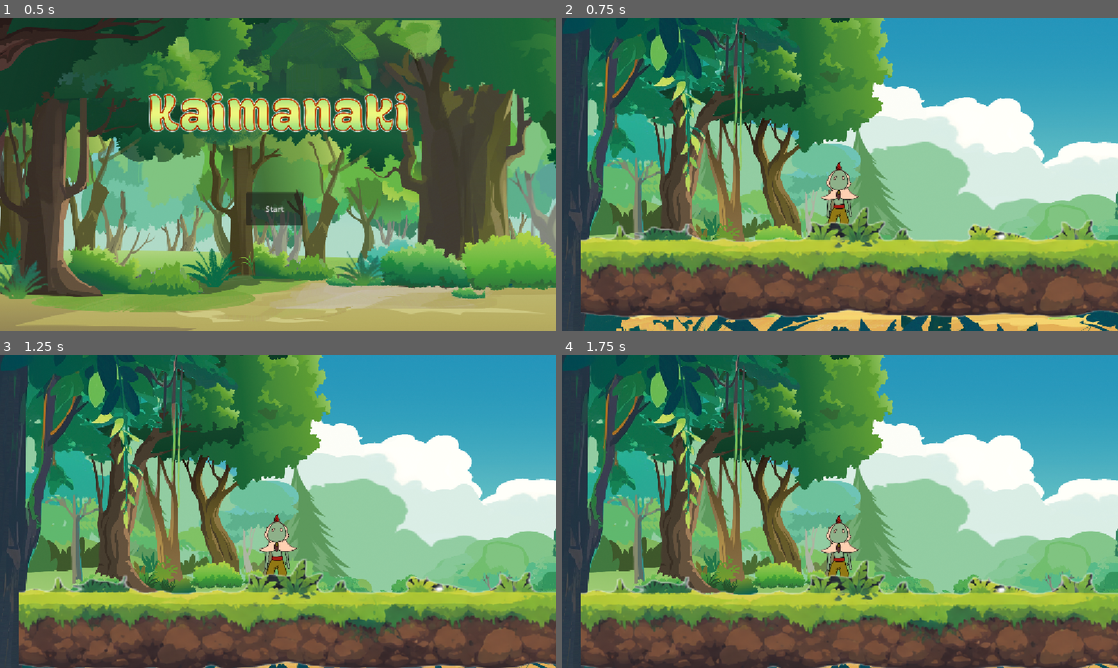
Above: before the commit, frames 1-4 (two rows, left to right).
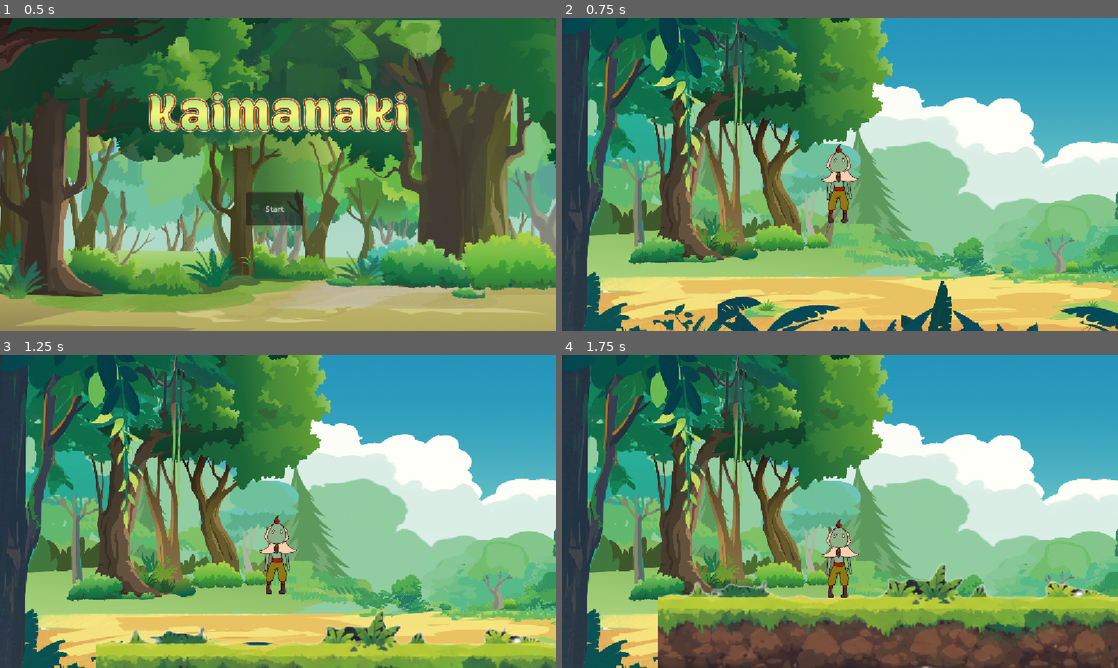
Above: after the commit, the same moments.

Repository: wmas516/SOFTENG700-Guardians-of-the-Forest
Game: Godot game, scene res://main/scenes/Main.tscn
Same seed, same stepped clock (60 frames per second), same inputs: the game is played once before the commit and once after it.
Inputs (mouse positions are in pixels of both pictures, inside the frame that each line leads up to):
- Up to frame 1 (0.5 s): no input
- Up to frame 2 (0.75 s): click "Start" at 0.5 s
- Up to frame 3 (1.25 s): no input
- Up to frame 4 (1.75 s): move the mouse to (962, 495) at 1.27 s; hold D (Right) from 1.28 s (still down); tap C (Damage) at 1.35 s; click (962, 495) at 1.42 s; tap W (Up) at 1.52 s

Frame 1 is identical in both runs. In frame 2, 26% of the frame differs, in the area x 3-100%, y 40-97%; in frame 3, 26%; in frame 4, 17%.
Error before the commit: Parse Error: Class "PlatformPlayer" hides a global script class. (res://main/scripts/src/main/platforming/player.gd:1)

Commit message:
Fixed classname global script issue

Diff:
--- a/guardians-of-the-forrest/main/scenes/levels/platforming/Platforming.tscn
+++ b/guardians-of-the-forrest/main/scenes/levels/platforming/Platforming.tscn
@@ -19,13 +19,6 @@
 
 [node name="Level" type="Node2D" unique_id=455574578]
 script = ExtResource("1_ov1ge")
-
-[node name="Player" parent="." unique_id=868766390 groups=["Player"] instance=ExtResource("2_cd8s3")]
-position = Vector2(578, 392)
-scale = Vector2(0.5, 0.5)
-gravity = 600
-speed = 200
-jump_force = 300
 
 [node name="Background1" parent="." unique_id=1015706442 instance=ExtResource("4_ov1ge")]
 
@@ -184,6 +177,10 @@
 [node name="Center7" parent="Ground" unique_id=1624362260 instance=ExtResource("7_mhbhg")]
 position = Vector2(5264, 494)
 
+[node name="Player" parent="." unique_id=868766390 instance=ExtResource("2_cd8s3")]
+position = Vector2(507, 255)
+scale = Vector2(0.5, 0.5)
+
 [connection signal="body_entered" from="Deathzone" to="." method="_on_deathzone_body_entered"]
 [connection signal="body_entered" from="Obstacles/Obstacle1" to="." method="_on_deathzone_body_entered"]
 [connection signal="body_entered" from="Obstacles/Obstacle2" to="." method="_on_deathzone_body_entered"]
--- a/guardians-of-the-forrest/main/scenes/levels/platforming/Player.tscn
+++ b/guardians-of-the-forrest/main/scenes/levels/platforming/Player.tscn
@@ -1,6 +1,6 @@
 [gd_scene format=3 uid="uid://bpdur70ykfenc"]
 
-[ext_resource type="Script" uid="uid://c8sv2ou7vl476" path="res://main/scripts/src/main/platforming/player.gd" id="1_3vyb7"]
+[ext_resource type="Script" uid="uid://c6mde2o80h72h" path="res://main/scripts/src/main/platforming/Player.gd" id="1_738yx"]
 [ext_resource type="Texture2D" uid="uid://glxtr452fr43" path="res://resources/sprites/Stand_Frame.png" id="2_8naqe"]
 [ext_resource type="Texture2D" uid="uid://b7dw3amonc2pc" path="res://resources/sprites/Walk_Cycle.png" id="3_m7xua"]
 
@@ -85,7 +85,7 @@
 size = Vector2(38, 131.5)
 
 [node name="Player" type="CharacterBody2D" unique_id=868766390]
-script = ExtResource("1_3vyb7")
+script = ExtResource("1_738yx")
 
 [node name="AnimatedSprite2D" type="AnimatedSprite2D" parent="." unique_id=1068237543]
 scale = Vector2(0.51428574, 0.5142857)
--- a/guardians-of-the-forrest/main/scripts/src/main/platforming/Level.gd
+++ b/guardians-of-the-forrest/main/scripts/src/main/platforming/Level.gd
@@ -1,13 +1,11 @@
 extends Node2D
-
-
 @onready var start_position: Marker2D = $StartPosition
 @onready var tree: Interactable = $Interactables/Tree
 @onready var tree_2: Interactable = $Interactables/Tree2
 
 func _on_deathzone_body_entered(body: Node2D) -> void:
 	if body is not PlatformPlayer: return
-	print("Player Killed")
+	PlayerData.take_damage(10)
 	body.velocity = Vector2.ZERO
 	body.global_position = start_position.global_position
 	print("Player Killed")
Not shown, changed: guardians-of-the-forrest/main/scripts/src/main/platforming/player.gd.uid
